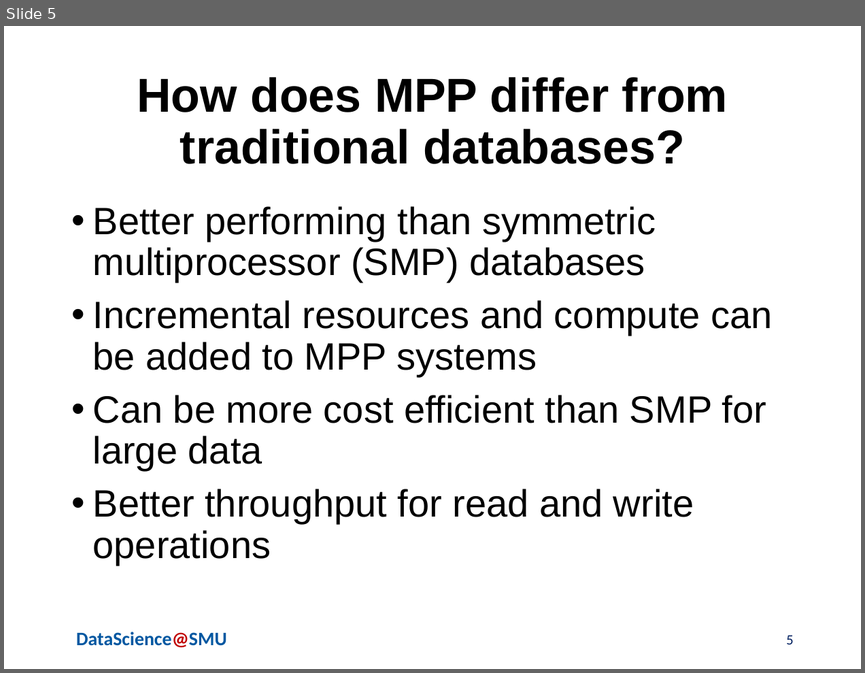
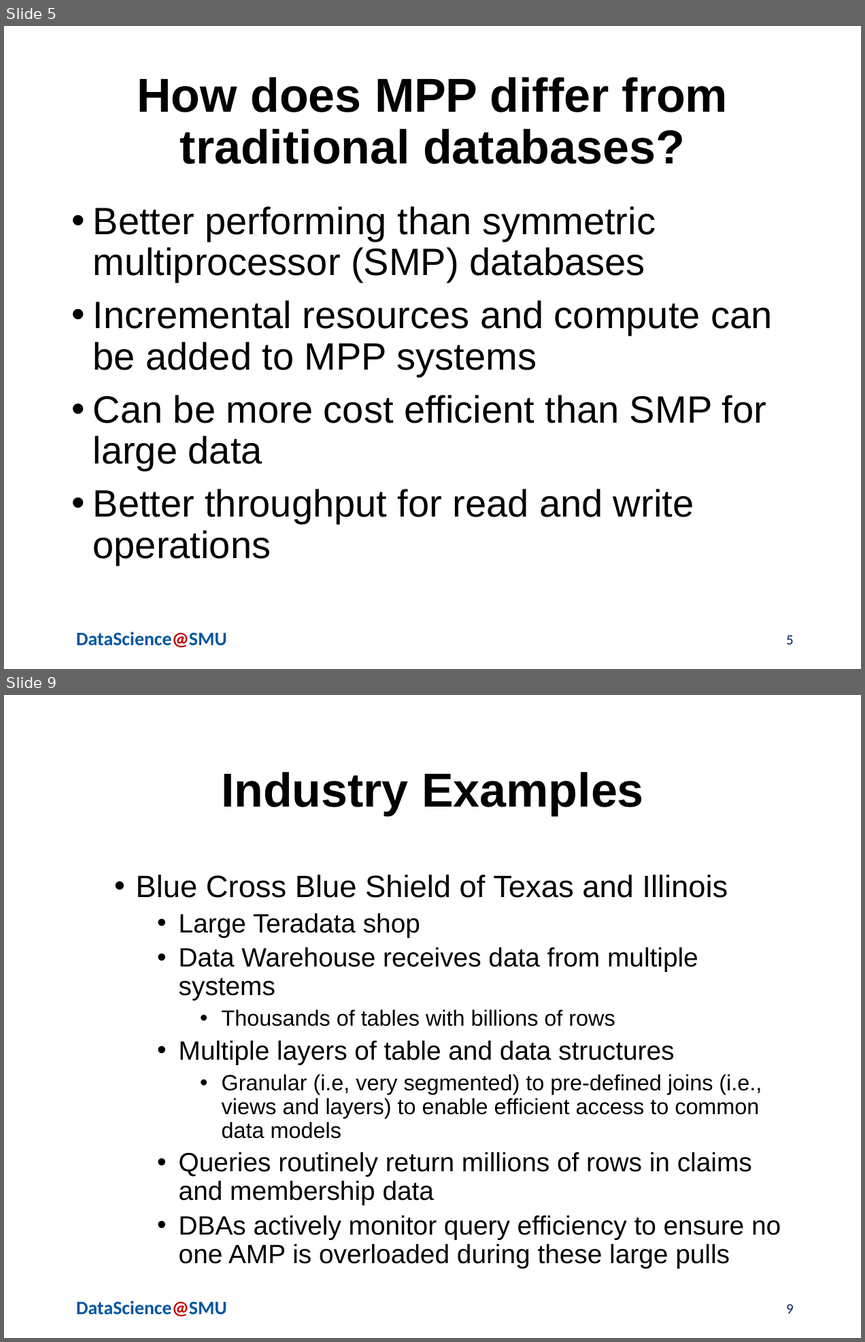
Before and after one commit to jbcroom/MSDS7330Project, a slide deck: Croom_Barker_Dixit_Presentation.pptx. Shown one above the other, each under a label of ours: slide 5 before the commit, slides 5 and 9 after it; the slides between them are not shown. The pictures are 865x673 and 865x1342 pixels, drawn with LibreOffice and Linux fonts; fonts in the diff are those of the drawing; background and template pictures are left out. Boxes give left, top, right and bottom in pixels: in the first picture for what was removed or moved away, otherwise in the second. Text is boxed around its words. In the diff, an @@ line names an element or a change of style, - is before the commit and + after.

```diff
--- a/Croom_Barker_Dixit_Presentation.pptx
+++ b/Croom_Barker_Dixit_Presentation.pptx
@@ slide 9 added at bbox=[4, 695, 861, 1338], background #FFFFFF; not listed: 1 template element that a slide beside it also shows @@
@@ title added at bbox=[221, 772, 644, 815], 40 pt, text #000000, bold @@
+Industry Examples
@@ text added at bbox=[136, 875, 781, 1268], 22.2 pt, text #000000 @@
+  • Blue Cross Blue Shield of Texas and Illinois
+    • Large Teradata shop
+    • Data Warehouse receives data from multiple systems
+      • Thousands of tables with billions of rows
+    • Multiple layers of table and data structures
+      • Granular (i.e, very segmented) to pre-defined joins (i.e., views and layers) to enable efficient access to common data models
+    • Queries routinely return millions of rows in claims and membership data
+    • DBAs actively monitor query efficiency to ensure no one AMP is overloaded during these large pulls
@@ page number added at bbox=[786, 1304, 793, 1313], 12 pt, text #002060 @@
+9
```
Also in this commit, not shown: 1 slide changed, 3 other slides added, 4 slides removed.
